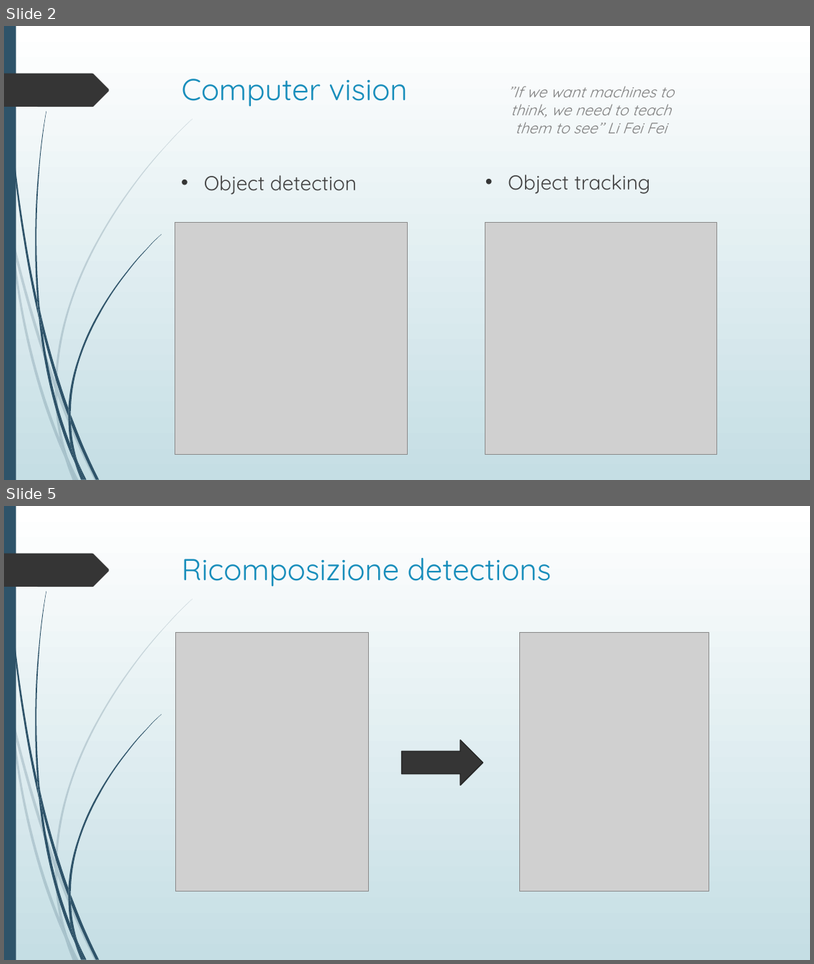
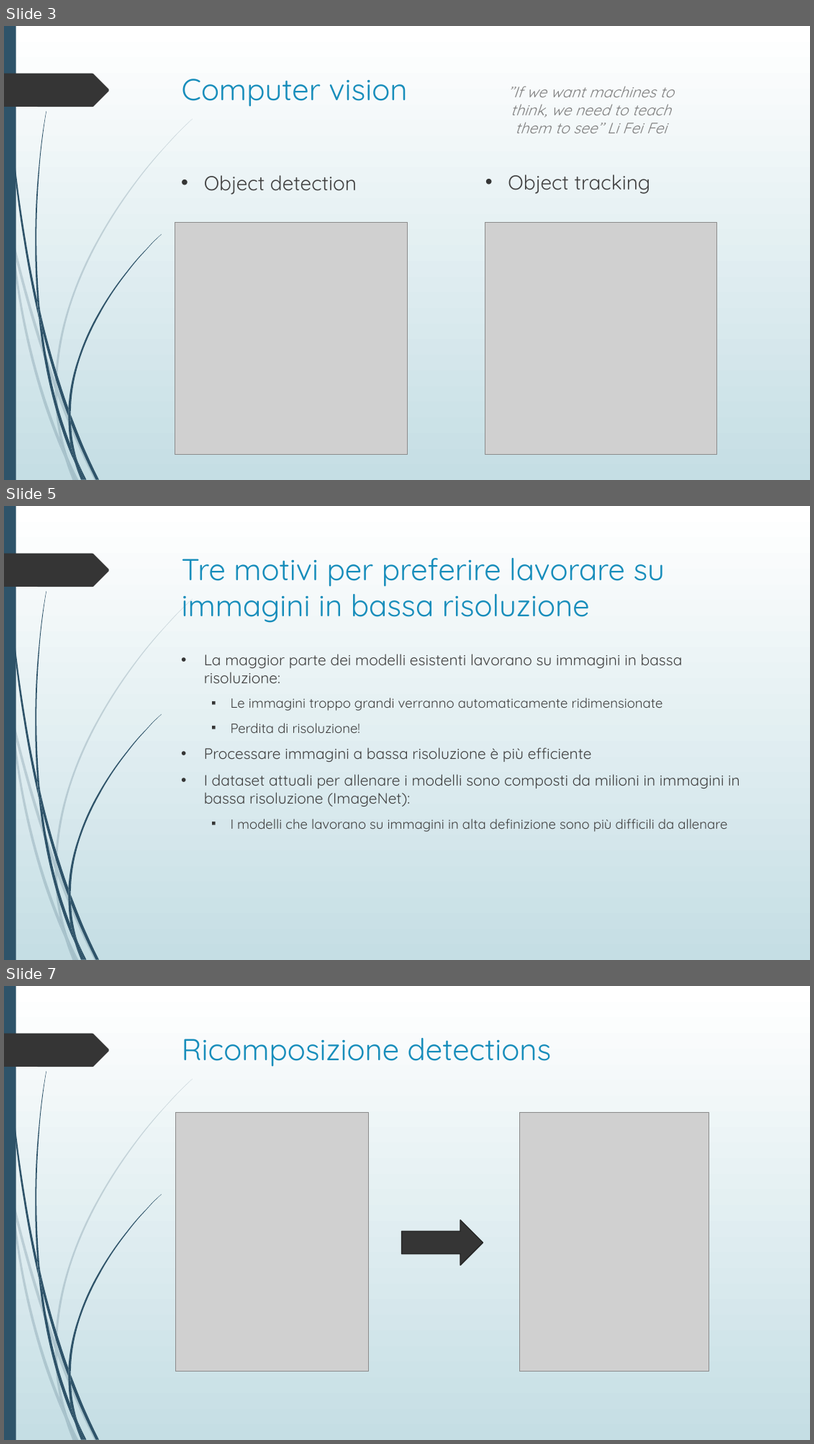
Before and after one commit to davide97l/Tesi-Laurea-Triennale, a slide deck: presentazione_tesi.pptx. Shown one above the other, each under a label of ours: slides 2 and 5 before the commit, slides 3, 5 and 7 after it; the slides between them are not shown. The pictures are 814x964 and 814x1444 pixels, drawn with LibreOffice and Linux fonts; fonts in the diff are those of the drawing; grey boxes stand for pictures. Boxes give left, top, right and bottom in pixels: in the first picture for what was removed or moved away, otherwise in the second. Text is boxed around its words. In the diff, an @@ line names an element or a change of style, - is before the commit and + after.

```diff
--- a/presentazione_tesi.pptx
+++ b/presentazione_tesi.pptx
@@ slide 5 added at (x1=4, y1=506, x2=810, y2=960), background gradient #FFFFFF to #C5DEE5; not listed: 24 template elements that a slide beside it also shows @@
@@ title added at (x1=182, y1=558, x2=666, y2=623), 36 pt, text #178DBB @@
+Tre motivi per preferire lavorare su immagini in bassa risoluzione
@@ text added at (x1=204, y1=654, x2=741, y2=831), 18 pt, text #404040 @@
+• La maggior parte dei modelli esistenti lavorano su immagini in bassa risoluzione:
+  ▪ Le immagini troppo grandi verranno automaticamente ridimensionate
+  ▪ Perdita di risoluzione!
+• Processare immagini a bassa risoluzione è più efficiente
+• I dataset attuali per allenare i modelli sono composti da milioni in immagini in bassa risoluzione (ImageNet):
+  ▪ I modelli che lavorano su immagini in alta definizione sono più difficili da allenare
@@ what was slide 2 is now slide 3 @@
@@ what was slide 5 is now slide 7 @@
```
Also in this commit, not shown: 4 slides changed, 5 other slides added, 5 slides removed, 12 other files.
